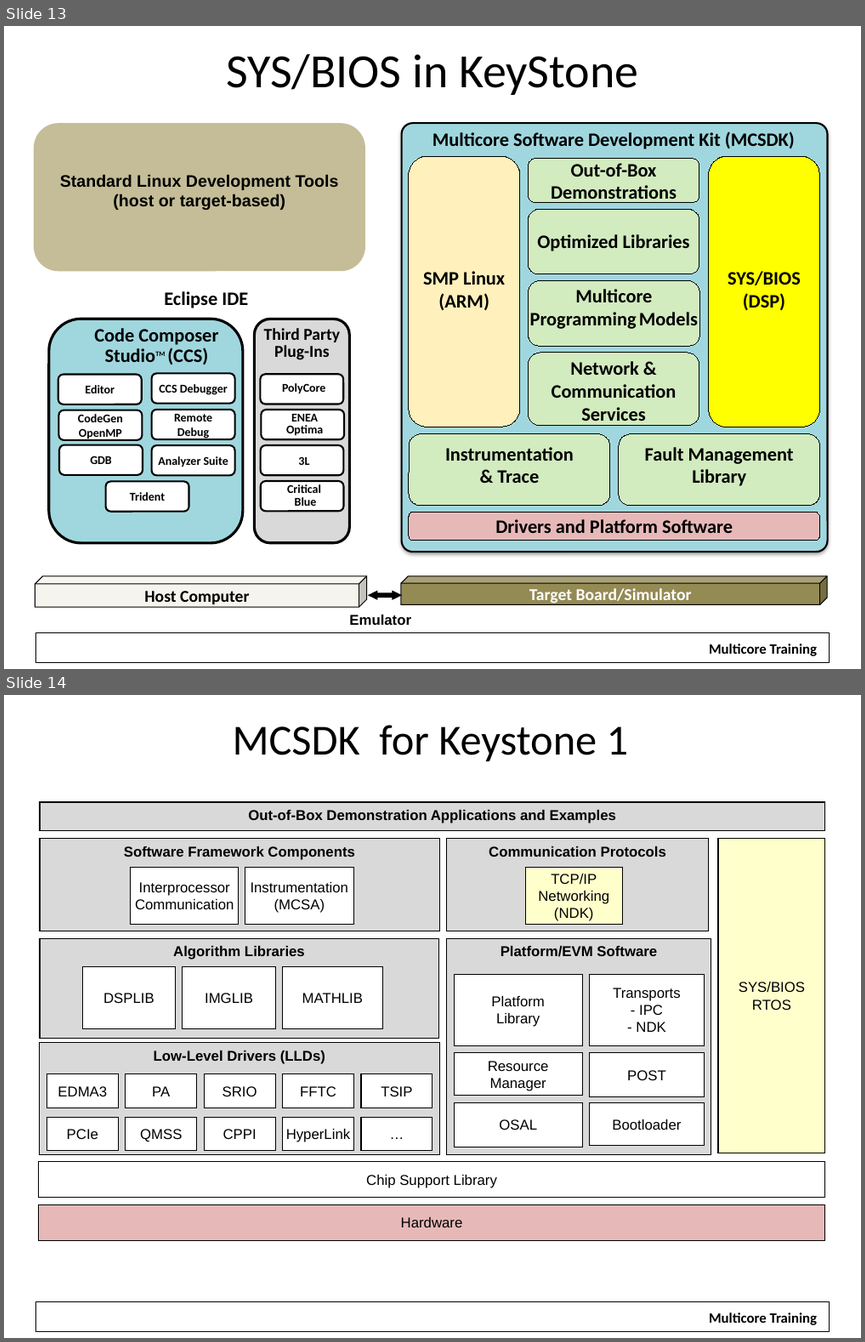
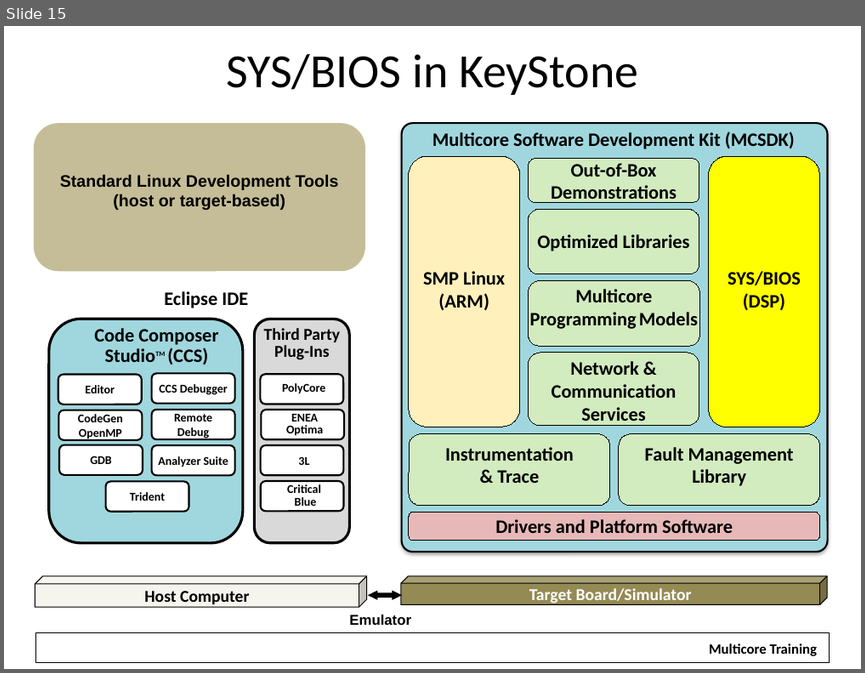
Before and after one commit to hari1989/keystone-workshop, a slide deck: preliminary/Working/presentations/KS1-2 SW Overview.pptx. Shown one above the other, each under a label of ours: slides 13 and 14 before the commit, slide 15 after it. The pictures are 865x1342 and 865x673 pixels, drawn with LibreOffice and Linux fonts; fonts in the diff are those of the drawing; background and template pictures are left out. Boxes give left, top, right and bottom in pixels: in the first picture for what was removed or moved away, otherwise in the second. Text is boxed around its words. In the diff, an @@ line names an element or a change of style, - is before the commit and + after.

Commit message:
More changes,  move from BIOS prospective to C66 MCSDK prospective

```diff
--- a/preliminary/Working/presentations/KS1-2 SW Overview.pptx
+++ b/preliminary/Working/presentations/KS1-2 SW Overview.pptx
@@ slide 14 removed at [4,695,861,1338], background #FFFFFF; not listed: 2 template elements that a slide beside it also shows @@
@@ title removed at [233,725,629,761] @@
-MCSDK for Keystone 1
@@ rectangle removed at [40,802,826,830] @@
-Out-of-Box Demonstration Applications and Examples
@@ rectangle removed at [40,838,440,930] @@
-Software Framework Components
@@ rectangle removed at [447,838,710,930] @@
-Communication Protocols
@@ rectangle removed at [718,838,825,1152] @@
-SYS/BIOS
-RTOS
@@ rectangle removed at [131,867,239,924] @@
-Interprocessor
-Communication
@@ rectangle removed at [245,867,353,924] @@
-Instrumentation
-(MCSA)
@@ rectangle removed at [525,867,622,924] @@
-TCP/IP
-Networking
-(NDK)
@@ group removed at [40,938,439,1038]: 4 rectangles @@
-Algorithm Libraries
-DSPLIB
-IMGLIB
-MATHLIB
@@ group removed at [447,938,711,1154]: 7 rectangles @@
-Platform/EVM Software
-Bootloader
-Platform
-Library
-POST
-OSAL
-Resource
-Manager
-Transports
-- IPC
-- NDK
@@ group removed at [38,1043,825,1198]: 12 rectangles @@
-Low-Level Drivers (LLDs)
-Chip Support Library
-EDMA3
-PCIe
-PA
-QMSS
-SRIO
-CPPI
-FFTC
-HyperLink
-TSIP
-…
@@ rectangle removed at [38,1205,825,1241] @@
-Hardware
@@ what was slide 13 is now slide 15 @@
```
Also in this commit, not shown: 21 slides changed.
